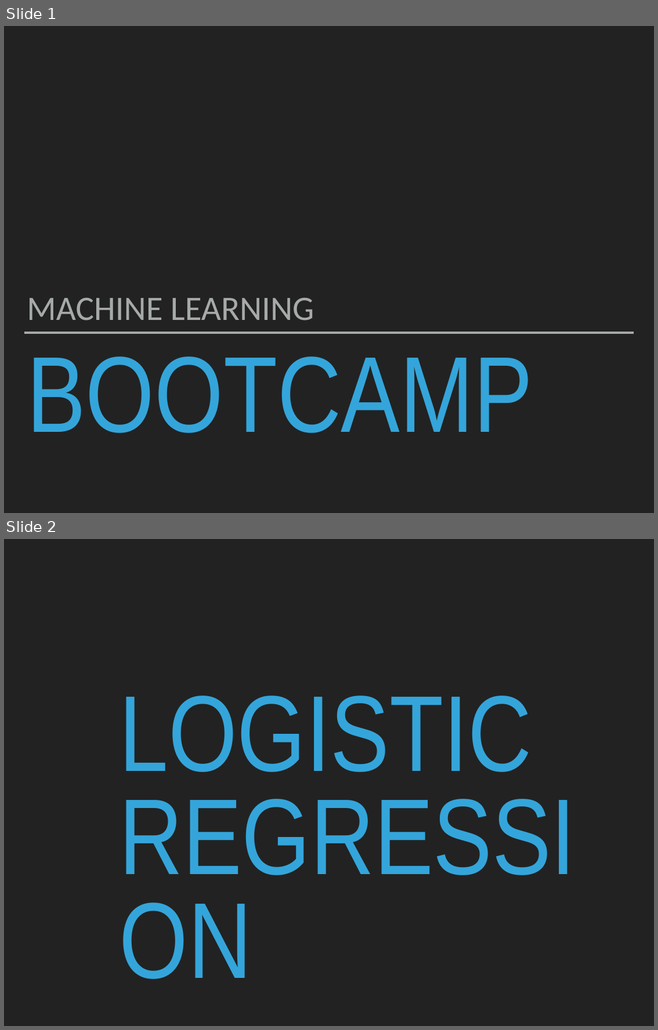
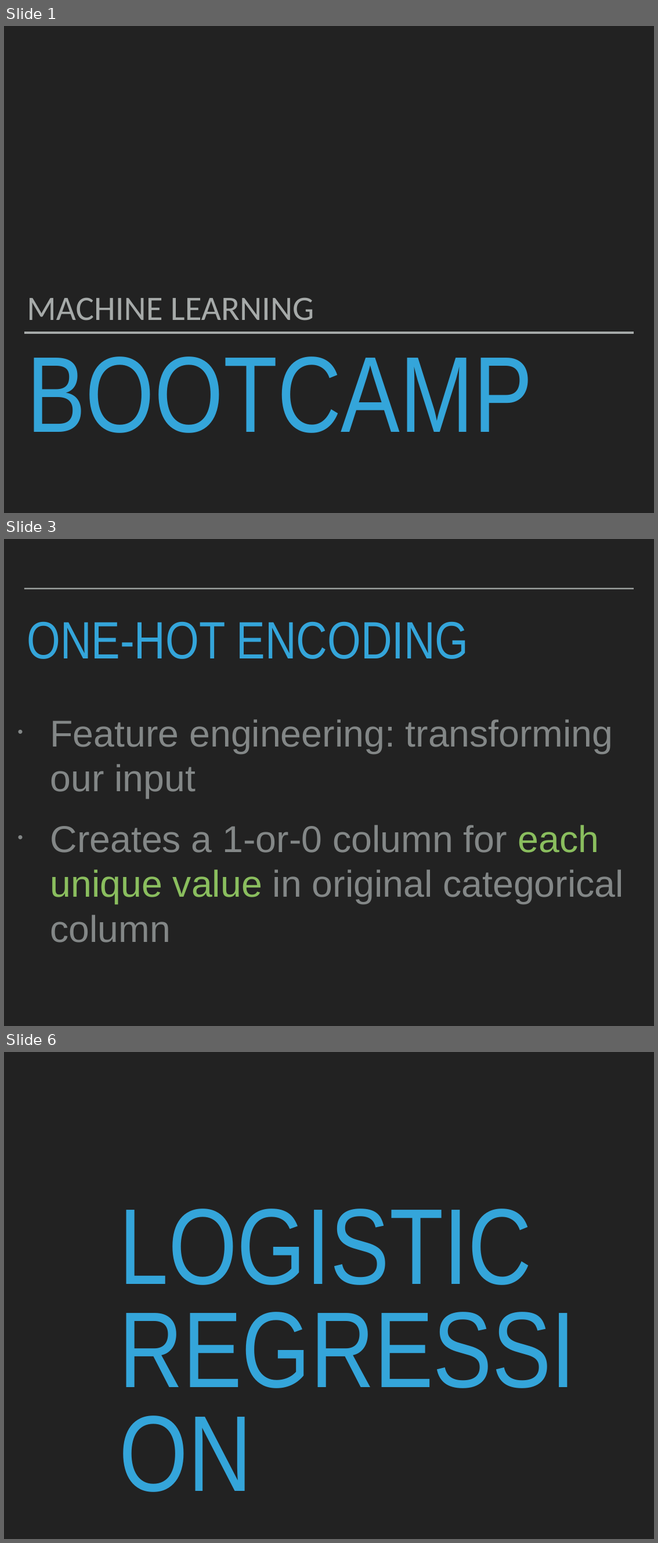
Before and after one commit to patricks1/noble-machine-learning, a slide deck: Session3/Session3_Slides.pptx. Shown one above the other, each under a label of ours: slides 1 and 2 before the commit, slides 1, 3 and 6 after it; the slides between them are not shown. The pictures are 658x1030 and 658x1543 pixels, drawn with LibreOffice and Linux fonts; fonts in the diff are those of the drawing. Boxes give left, top, right and bottom in pixels: in the first picture for what was removed or moved away, otherwise in the second. Text is boxed around its words. In the diff, an @@ line names an element or a change of style, - is before the commit and + after.

```diff
--- a/Session3/Session3_Slides.pptx
+++ b/Session3/Session3_Slides.pptx
@@ slide 3 added at (4,539,654,1026), background #222222 @@
@@ line added from (24, 589) to (633, 589), #A6AAA9 2 pt @@
@@ title added at (27,622,469,659), 82.8 pt, text #34A5DA @@
+ONE-HOT ENCODING
@@ text added at (50,719,623,943), 58.9 pt, text #838787 @@
+• Feature engineering: transforming our input
+• Creates a 1-or-0 column for each unique value in original categorical column
@@ what was slide 2 is now slide 6 @@
```
Also in this commit, not shown: 6 slides changed, 14 other slides added, 3 slides removed, 3 other files.
